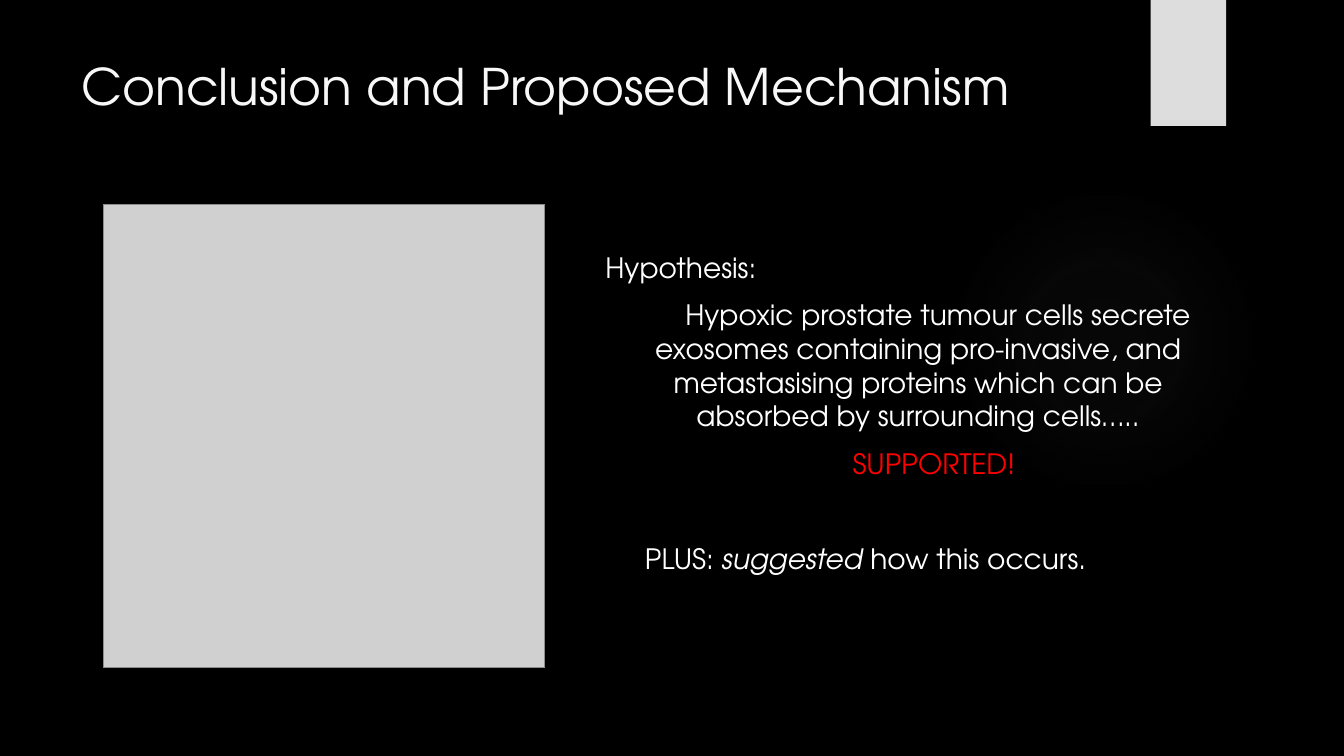
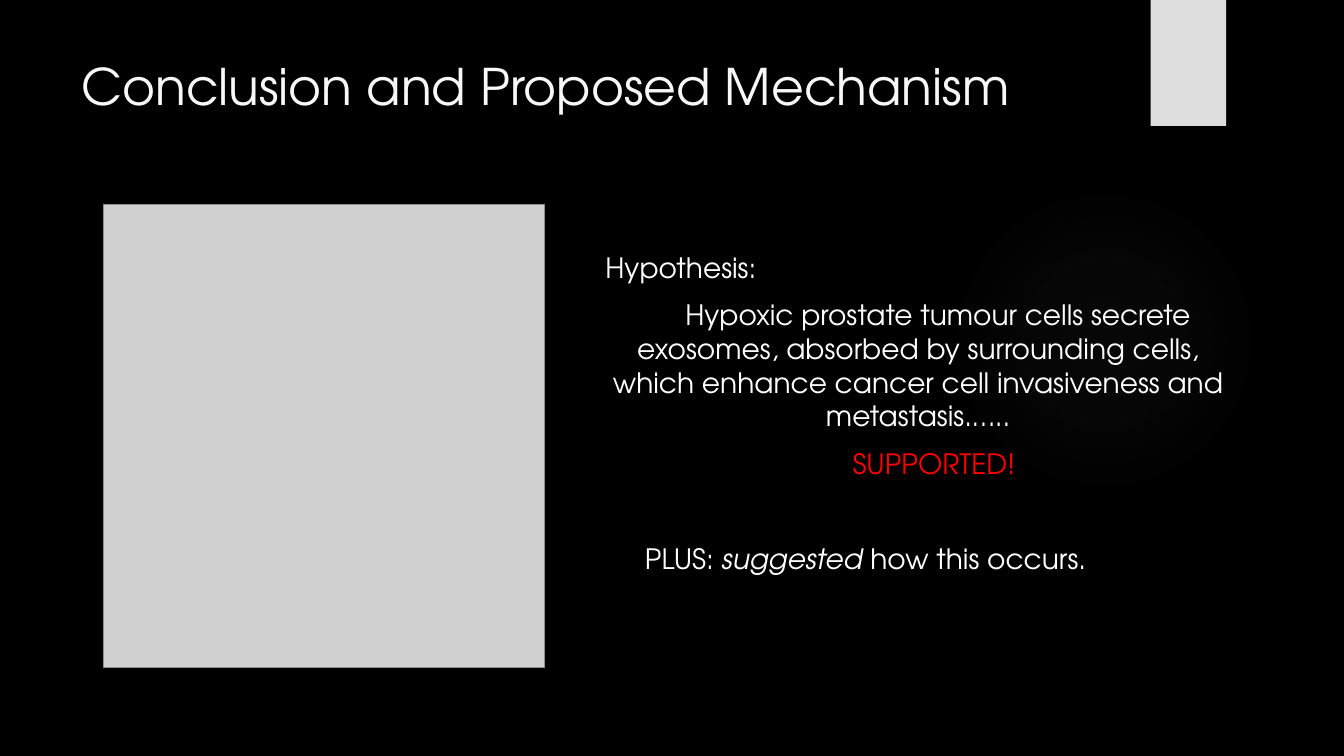
Before and after one commit to HarleyRobinson/Honours2, a slide deck: slide 15 of BackgroundInfo/JCslides.pptx. Drawn at 1344x756 pixels with LibreOffice and Linux fonts; fonts in the diff are those of the drawing; grey boxes stand for pictures; background and template pictures are left out. Boxes give left, top, right and bottom in pixels: in the first picture for what was removed or moved away, otherwise in the second. Text is boxed around its words. In the diff, an @@ line names an element or a change of style, - is before the commit and + after.

```diff
--- a/BackgroundInfo/JCslides.pptx
+++ b/BackgroundInfo/JCslides.pptx
@@ text at (x1=613, y1=304, x2=1223, y2=427): text changed @@
-  Hypoxic prostate tumour cells secrete exosomes containing pro-invasive, and metastasising proteins which can be absorbed by surrounding cells…..
+  Hypoxic prostate tumour cells secrete exosomes, absorbed by surrounding cells, which enhance cancer cell invasiveness and metastasis.…..
```
Also in this commit, not shown: 9 other slides changed, 2 other files.
